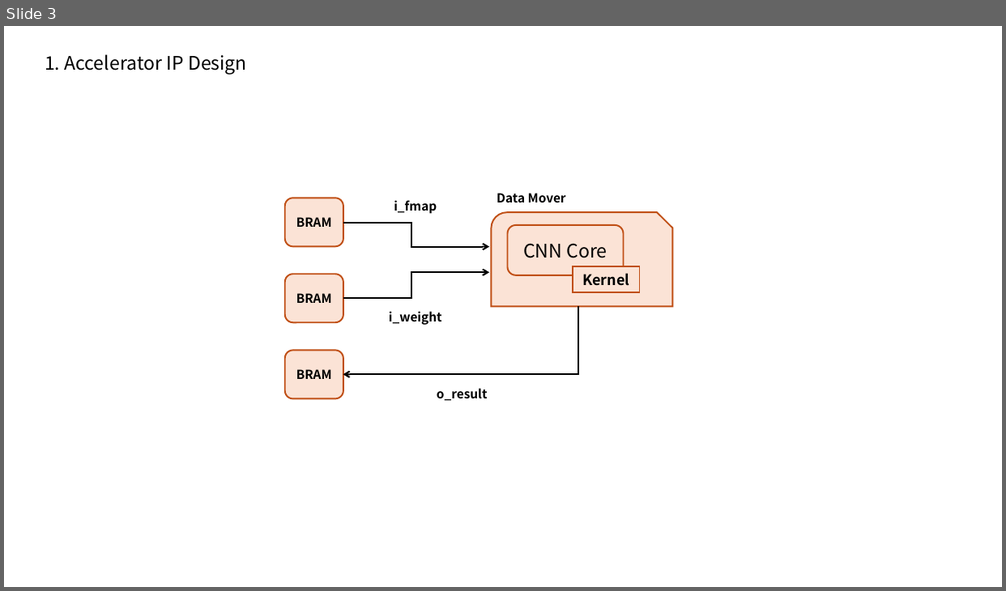
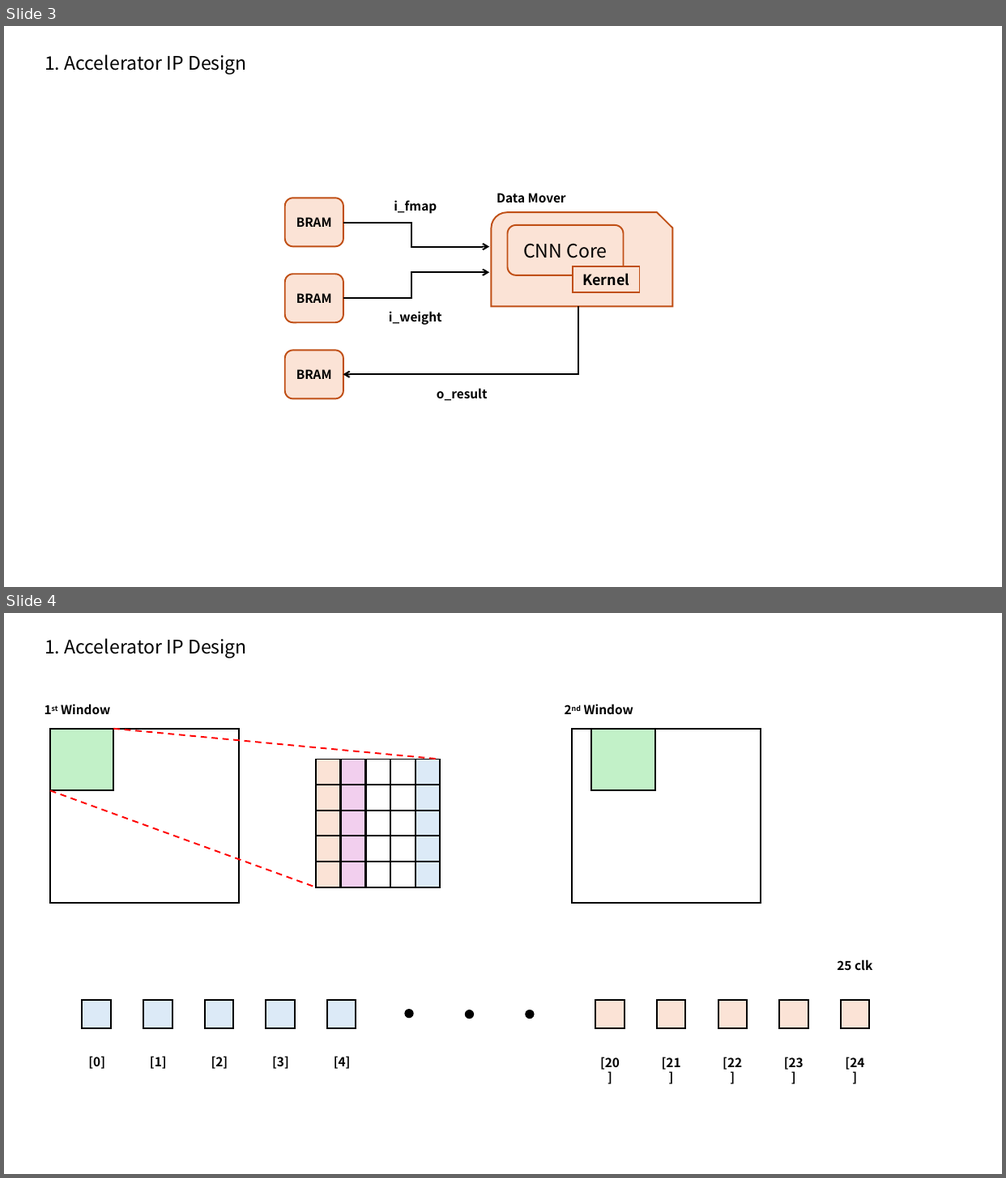
Before and after one commit to lecong4503/AI_Accelerator, a slide deck: docs/Structure.pptx. Shown one above the other, each under a label of ours: slide 3 before the commit, slides 3 and 4 after it. The pictures are 1006x591 and 1006x1178 pixels, drawn with LibreOffice and Linux fonts; fonts in the diff are those of the drawing. Boxes give left, top, right and bottom in pixels: in the first picture for what was removed or moved away, otherwise in the second. Text is boxed around its words. In the diff, an @@ line names an element or a change of style, - is before the commit and + after.

```diff
--- a/docs/Structure.pptx
+++ b/docs/Structure.pptx
@@ slide 4 added at (x1=4, y1=613, x2=1002, y2=1174), background #FFFFFF @@
@@ text added at (x1=44, y1=638, x2=247, y2=658), 18 pt, text #000000 @@
+1. Accelerator IP Design
@@ text added at (x1=61, y1=704, x2=110, y2=714), 12 pt, text #000000, bold @@
+1st Window
@@ text added at (x1=584, y1=704, x2=633, y2=714), 12 pt, text #000000, bold @@
+2nd Window
@@ rectangle added at (x1=50, y1=729, x2=240, y2=904), fill #FFFFFF, outline #000000 1.5 pt @@
@@ rectangle added at (x1=50, y1=729, x2=114, y2=791), fill #C2F1C8, outline #000000 1.5 pt @@
@@ line added from (113, 729) to (441, 759), #FF0000 1.5 pt dashed @@
@@ rectangle added at (x1=572, y1=729, x2=761, y2=904), fill #FFFFFF, outline #000000 1.5 pt @@
@@ rectangle added at (x1=592, y1=729, x2=655, y2=791), fill #C2F1C8, outline #000000 1.5 pt @@
@@ line added from (50, 790) to (316, 888), #FF0000 1.5 pt dashed @@
@@ group added at (x1=316, y1=759, x2=441, y2=887): 25 freeform shapes @@
@@ text added at (x1=837, y1=960, x2=872, y2=970), 12 pt, text #000000, bold @@
+25 clk
@@ group added at (x1=82, y1=1000, x2=869, y2=1070): 10 rectangles, 10 texts, 3 ellipses @@
+[24]
+[23]
+[22]
+[21]
+[20]
+[4]
+[3]
+[2]
+[1]
+[0]
```
Also in this commit, not shown: 4 other slides added, 3 slides removed, 7 other files.
